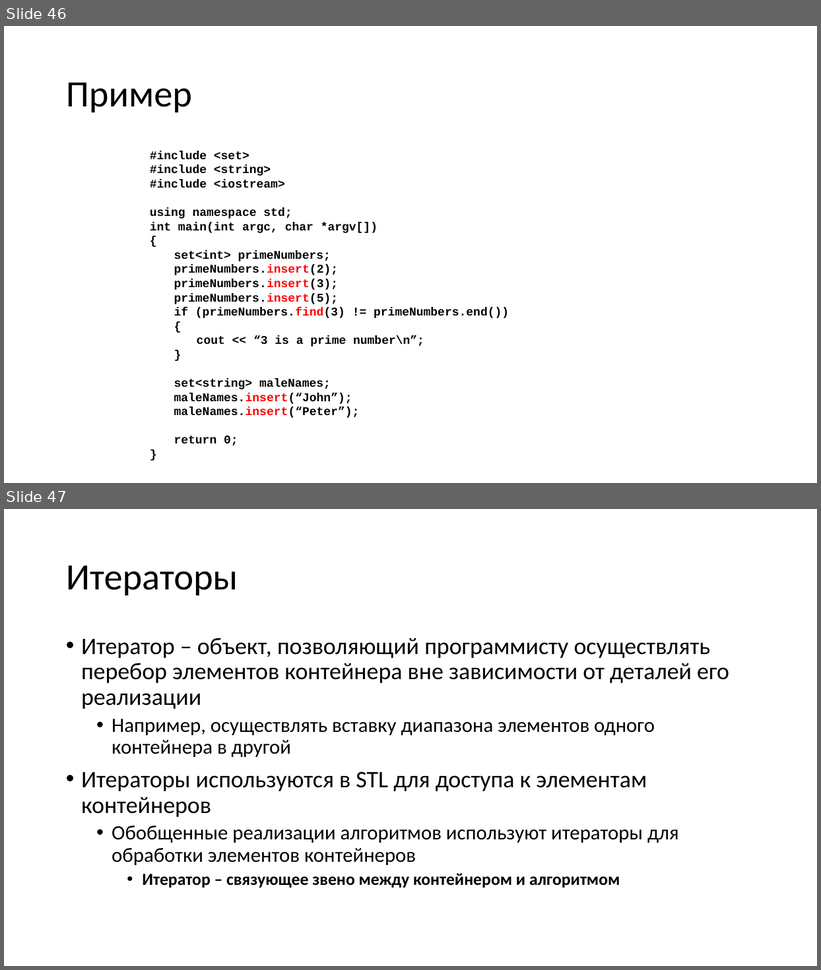
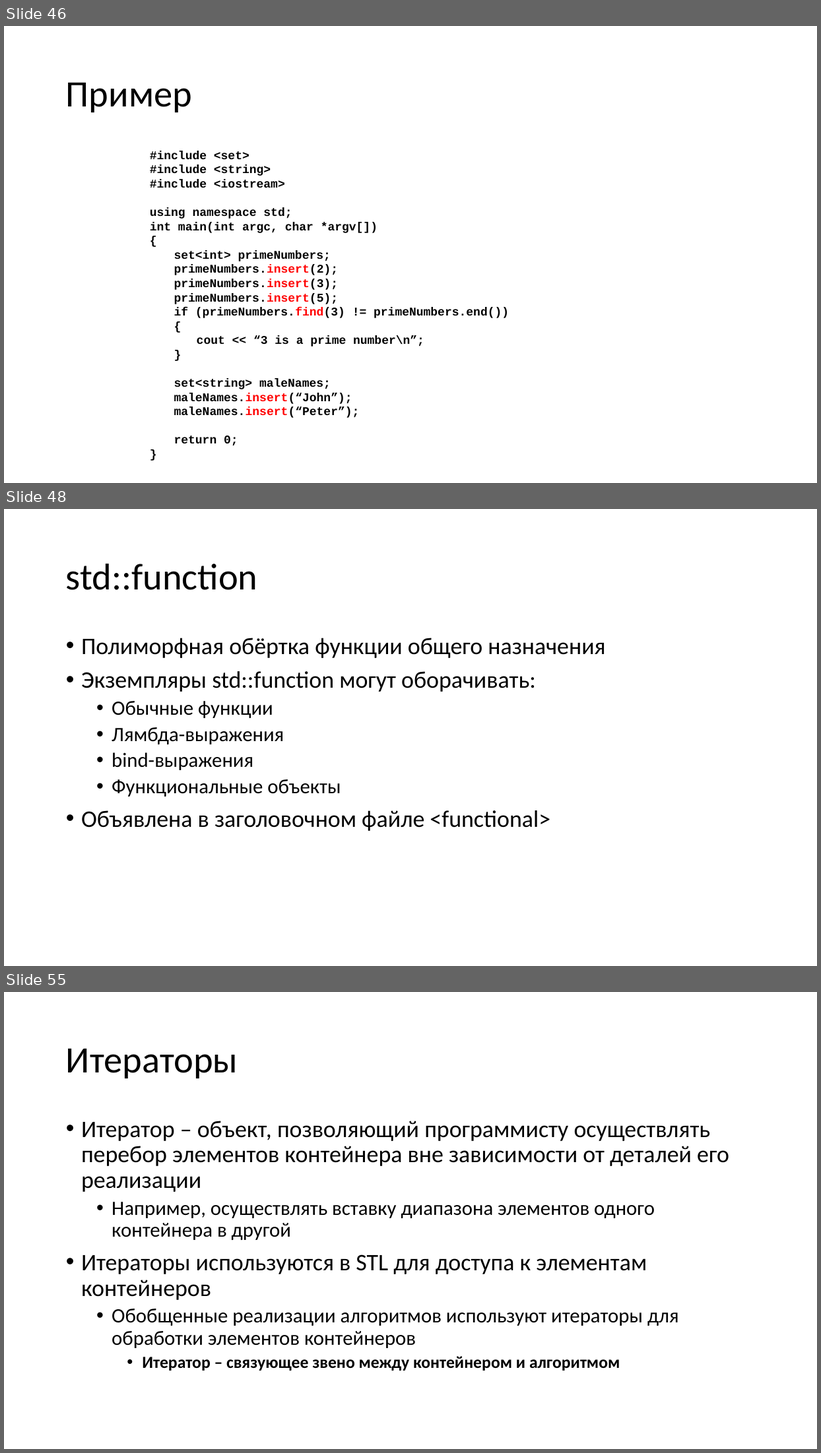
Before and after one commit to alexey-malov/oop, a slide deck: lectures/01/Стандартная библиотека.pptx. Shown one above the other, each under a label of ours: slides 46 and 47 before the commit, slides 46, 48 and 55 after it; the slides between them are not shown. The pictures are 821x970 and 821x1453 pixels, drawn with LibreOffice and Linux fonts; fonts in the diff are those of the drawing. Boxes give left, top, right and bottom in pixels: in the first picture for what was removed or moved away, otherwise in the second. Text is boxed around its words. In the diff, an @@ line names an element or a change of style, - is before the commit and + after.

Commit message:
Добавил сведения о std::function в лекцию о стандартной библиотеке

```diff
--- a/lectures/01/Стандартная библиотека.pptx
+++ b/lectures/01/Стандартная библиотека.pptx
@@ slide 48 added at [4, 509, 817, 966], background #FFFFFF @@
@@ title added at [66, 563, 258, 590], 44 pt, text #000000 @@
+std::function
@@ text added at [81, 638, 605, 831], 28 pt, text #000000 @@
+• Полиморфная обёртка функции общего назначения
+• Экземпляры std::function могут оборачивать:
+  • Обычные функции
+  • Лямбда-выражения
+  • bind-выражения
+  • Функциональные объекты
+• Объявлена в заголовочном файле <functional>
@@ what was slide 47 is now slide 55 @@
```
Also in this commit, not shown: 8 other slides added.
